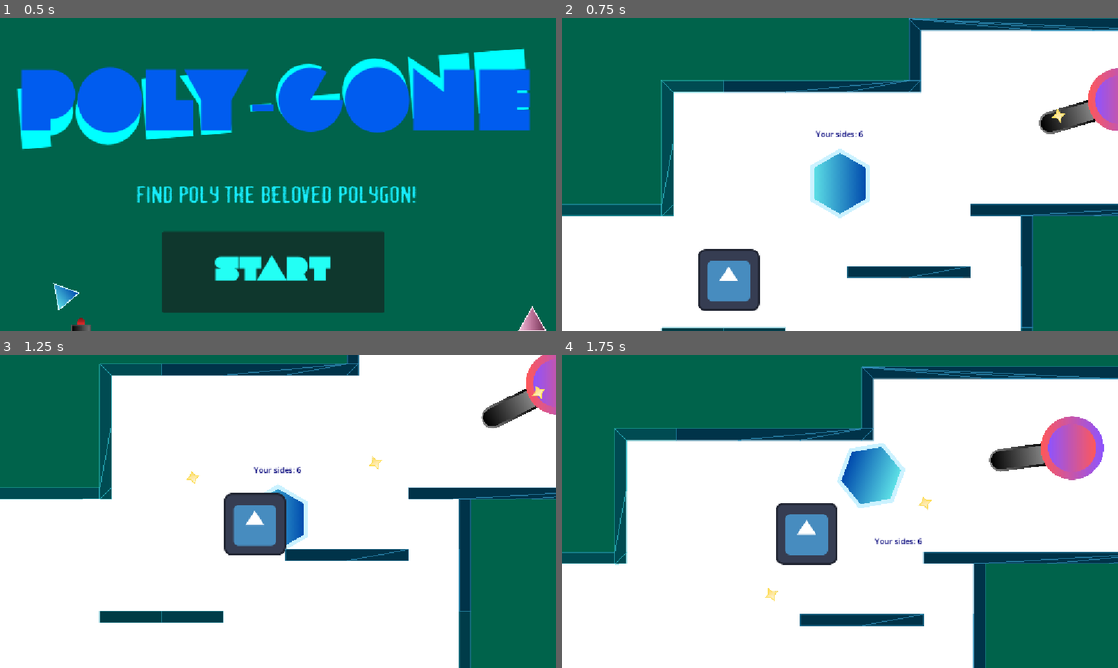
Above: before the commit, frames 1-4 (two rows, left to right).
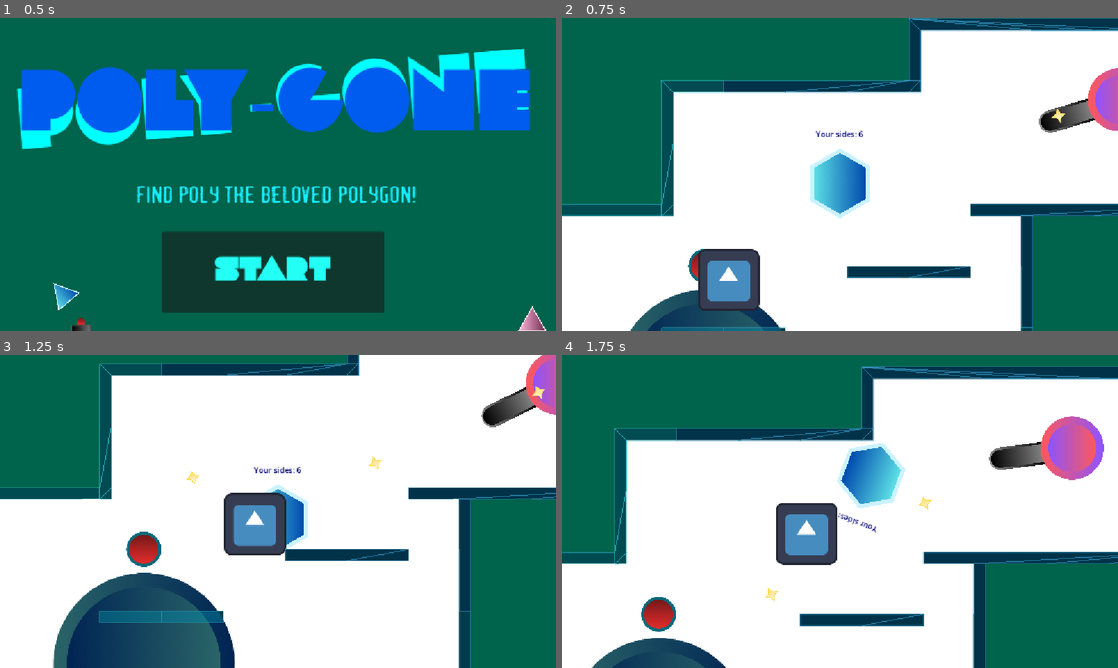
Above: after the commit, the same moments.

Repository: Eldragon126/Shapes
Game: Godot game, scene res://nodes/title_screen.tscn
Two runs of this game, one before a commit and one after it. Both use one fixed random seed, a clock stepped at 60 frames per second and the inputs below. The engine's default icon, where the game draws it, is replaced by a stand-in: a white triangle on a blue panel in a dark square.
Inputs (mouse positions are in pixels of both pictures, inside the frame that each line leads up to):
- Up to frame 1 (0.5 s): no input
- Up to frame 2 (0.75 s): click "Start" at 0.5 s
- Up to frame 3 (1.25 s): no input
- Up to frame 4 (1.75 s): move the mouse to (745, 480) at 1.27 s; hold Right (ui_right) from 1.28 s (still down); tap Space (jump) at 1.35, 1.52 s

Frame 1 is identical in both runs. In frame 2, 2.3% of the frame differs, in the area x 12-96%, y 25-100%; in frame 3, 8.6%, in the area x 9-97%, y 10-100%; in frame 4, 2.5%.

Commit message:
Working on Tomb of Transformation
(That's what I decided to call the switcher)

Diff:
--- a/main_scene.tscn
+++ b/main_scene.tscn
@@ -1,15 +1,17 @@
-[gd_scene load_steps=6 format=3 uid="uid://cqndh7c57b4by"]
+[gd_scene load_steps=7 format=3 uid="uid://cqndh7c57b4by"]
 
 [ext_resource type="PackedScene" uid="uid://vxg7ttsey3xb" path="res://nodes/map_creator.tscn" id="1_2c62f"]
 [ext_resource type="Script" uid="uid://brbxev1anibql" path="res://scripts/map.gd" id="1_d5x1h"]
 [ext_resource type="PackedScene" uid="uid://dtkld6sdexyiu" path="res://nodes/enemy_triangle.tscn" id="1_gyfs4"]
 [ext_resource type="PackedScene" uid="uid://hfedesmkpl6q" path="res://nodes/player.tscn" id="2_gyfs4"]
 [ext_resource type="PackedScene" uid="uid://d2dv7w1x3qsk0" path="res://nodes/Enemies/turret.tscn" id="5_8mm7a"]
+[ext_resource type="PackedScene" uid="uid://c46pjj1kuownp" path="res://nodes/transformation_tomb.tscn" id="6_hq1ik"]
 
 [node name="MainScene" type="Node2D"]
 script = ExtResource("1_d5x1h")
 
 [node name="map_creator" parent="." instance=ExtResource("1_2c62f")]
+z_index = -100
 position = Vector2(49, 829)
 
 [node name="player" parent="." instance=ExtResource("2_gyfs4")]
@@ -22,3 +24,7 @@
 [node name="Turret" parent="." instance=ExtResource("5_8mm7a")]
 z_index = 5
 position = Vector2(869, 357)
+
+[node name="TransformationTomb" parent="." instance=ExtResource("6_hq1ik")]
+z_index = -1
+position = Vector2(12, 970)
--- a/nodes/Enemies/turret.tscn
+++ b/nodes/Enemies/turret.tscn
@@ -15,7 +15,6 @@
 
 [node name="GunSprite" type="Sprite2D" parent="."]
 z_index = -2
-position = Vector2(0, 3)
 scale = Vector2(0.3, 0.3)
 texture = ExtResource("3_50ubm")
 offset = Vector2(383.3333, -6.6666665)
--- /dev/null
+++ b/nodes/transformation_tomb.tscn
@@ -0,0 +1,71 @@
+[gd_scene load_steps=7 format=3 uid="uid://c46pjj1kuownp"]
+
+[ext_resource type="Texture2D" uid="uid://blpr7q3ryhtev" path="res://assets/TransformationTomb.png" id="1_gujny"]
+[ext_resource type="Texture2D" uid="uid://sf0t55xhxbbw" path="res://assets/TombStone.png" id="2_ra0r0"]
+[ext_resource type="Script" uid="uid://bip81hcrhxdml" path="res://scripts/TransformationTombcontainer.gd" id="3_bjaox"]
+[ext_resource type="Texture2D" uid="uid://busri3vhw1tit" path="res://assets/TransformationTombPart.png" id="8_i4sqh"]
+
+[sub_resource type="CapsuleShape2D" id="CapsuleShape2D_mmju3"]
+radius = 320.0
+height = 726.0
+
+[sub_resource type="CircleShape2D" id="CircleShape2D_32qtg"]
+radius = 167.29913
+
+[node name="TransformationTomb" type="Node2D"]
+
+[node name="Sprite2D" type="Sprite2D" parent="."]
+scale = Vector2(0.5, 0.5)
+texture = ExtResource("1_gujny")
+
+[node name="StaticBody2D" type="StaticBody2D" parent="."]
+
+[node name="CollisionPolygon2D" type="CollisionPolygon2D" parent="StaticBody2D"]
+polygon = PackedVector2Array(-273, 220, -273, 158, -235, 156, -235, 130, -203, 128, -201, 93, 202, 93, 204, 128, 233, 129, 234, 157, 271, 158, 272, 219)
+
+[node name="Stone" type="Sprite2D" parent="."]
+modulate = Color(1, 1, 1, 0)
+z_index = 1000
+position = Vector2(1, -34)
+scale = Vector2(0.5, 0.5)
+texture = ExtResource("2_ra0r0")
+
+[node name="HoveringBall" type="Sprite2D" parent="."]
+position = Vector2(0, -269)
+scale = Vector2(0.5, 0.5)
+texture = ExtResource("8_i4sqh")
+
+[node name="Camera2D" type="Camera2D" parent="."]
+
+[node name="Container" type="Container" parent="."]
+custom_minimum_size = Vector2(1000, 1000)
+anchors_preset = -1
+offset_left = -3249.0002
+offset_top = -3279.0002
+offset_right = 3440.9988
+offset_bottom = 3300.9988
+grow_horizontal = 2
+grow_vertical = 2
+scale = Vector2(0.1, 0.1)
+pivot_offset = Vector2(3249.9993, 3279.9993)
+script = ExtResource("3_bjaox")
+radius = 100.0
+counter_clockwise = true
+
+[node name="Control" type="Control" parent="."]
+layout_mode = 3
+anchors_preset = 0
+offset_left = -379.0
+offset_top = -384.0
+offset_right = 374.0
+offset_bottom = 369.0
+
+[node name="CollisionShape2D" type="CollisionShape2D" parent="."]
+position = Vector2(-5, 3)
+shape = SubResource("CapsuleShape2D_mmju3")
+
+[node name="PlayerEnteredTomb" type="StaticBody2D" parent="."]
+
+[node name="CollisionShape2D" type="CollisionShape2D" parent="PlayerEnteredTomb"]
+position = Vector2(3, -31)
+shape = SubResource("CircleShape2D_32qtg")
--- /dev/null
+++ b/scripts/TransformationTombcontainer.gd
@@ -0,0 +1,22 @@
+@tool
+extends Container
+@export var radius: float = 300.0:
+	set(value):
+		radius = value; queue_sort()
+@export var counter_clockwise: bool:
+	set(value):
+		counter_clockwise = value; queue_sort()
+
+func _notification(what):
+	if what == NOTIFICATION_SORT_CHILDREN:
+		update_layout()
+
+func update_layout():
+	var n = get_child_count()
+	var angle_step = 2.0 * PI / float(n)
+	for i in n:
+		var c = get_child(i)
+		var a = i * angle_step
+		if counter_clockwise:
+			a = 2.0 * PI - a
+		fit_child_in_rect(c, Rect2(radius * Vector2(cos(a), sin(a)) - c.size / 2.0, Vector2.ZERO))
--- a/scripts/player.gd
+++ b/scripts/player.gd
@@ -75,8 +75,6 @@
 		velocity.y = jump_speed
 		var tween = get_tree().create_tween()
 		tween.tween_property($".", "rotation_degrees", 360 * direction, 0.6).set_trans(Tween.TRANS_LINEAR)
-		var tweenSides = get_tree().create_tween()
-		tweenSides.tween_property($Sides, "rotation_degrees", -360, 0.6).set_trans(Tween.TRANS_LINEAR)
 		print("I'm jumping??")
 		jump_count += 1
 		if jump_count > 1:
Not shown, removed: assets/Eldens Green Flame.mp3.import
Binary file added: assets/Player/Feelings/PlayerExclamation.png
Not shown, added: assets/Player/Feelings/PlayerExclamation.png.import
Binary file added: assets/Player/Feelings/PlayerExclamationAndQuestion.png
Not shown, added: assets/Player/Feelings/PlayerExclamationAndQuestion.png.import
Binary file added: assets/Player/Feelings/PlayerHeartFeelings.png
Not shown, added: assets/Player/Feelings/PlayerHeartFeelings.png.import
Binary file added: assets/Player/Feelings/PlayerQuestion.png
Not shown, added: assets/Player/Feelings/PlayerQuestion.png.import
Binary file changed: assets/SMILEYface.png
Binary file added: assets/TombStone.png
Not shown, added: assets/TombStone.png.import
(and 6 more such lines)
